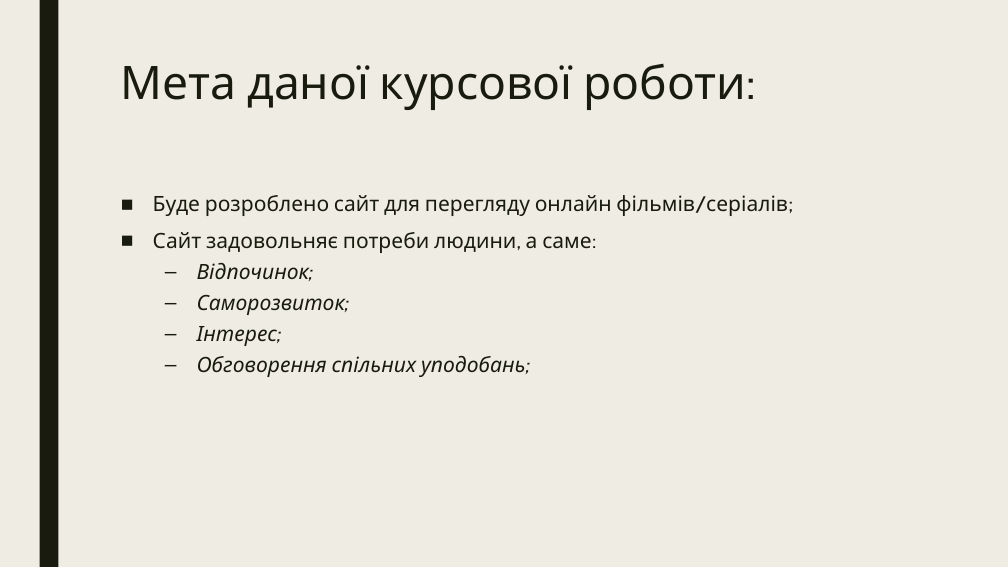
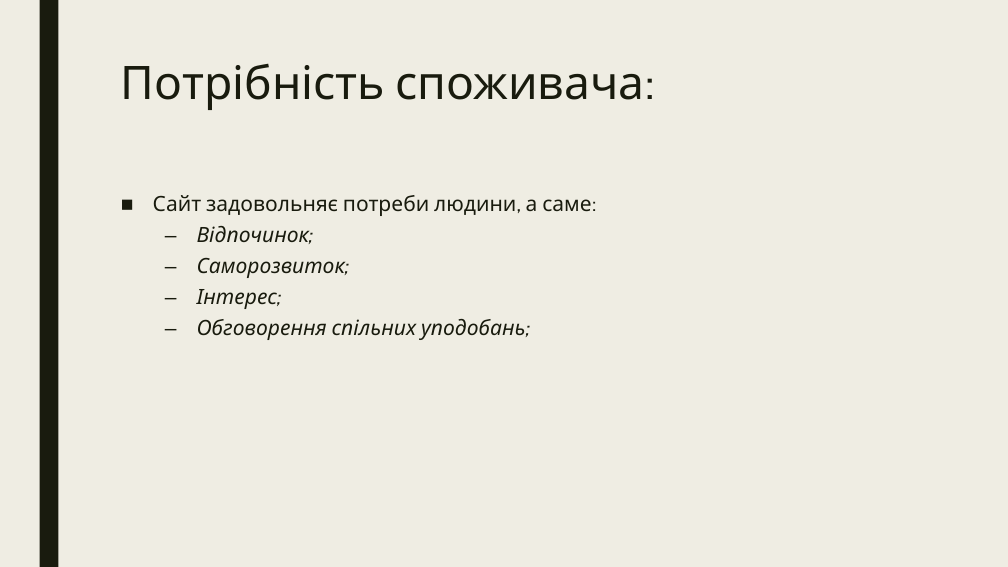
Before and after one commit to elxaz/kursa4AI, a slide deck: slide 5 of 1.pptx (slide 2 before the commit). Drawn at 1008x567 pixels with LibreOffice and Linux fonts; fonts in the diff are those of the drawing. Boxes give left, top, right and bottom in pixels: in the first picture for what was removed or moved away, otherwise in the second. Text is boxed around its words. In the diff, an @@ line names an element or a change of style, - is before the commit and + after.

```diff
--- a/1.pptx
+++ b/1.pptx
@@ title at (121,63,645,110): text changed @@
-Мета даної курсової роботи:
+Потрібність споживача:
@@ text at (153,195,788,216): paragraph removed @@
-■ Буде розроблено сайт для перегляду онлайн фільмів/серіалів;
```
Also in this commit, not shown: 1 other slide changed, 4 slides added, 1 slide removed, 3 other files.
